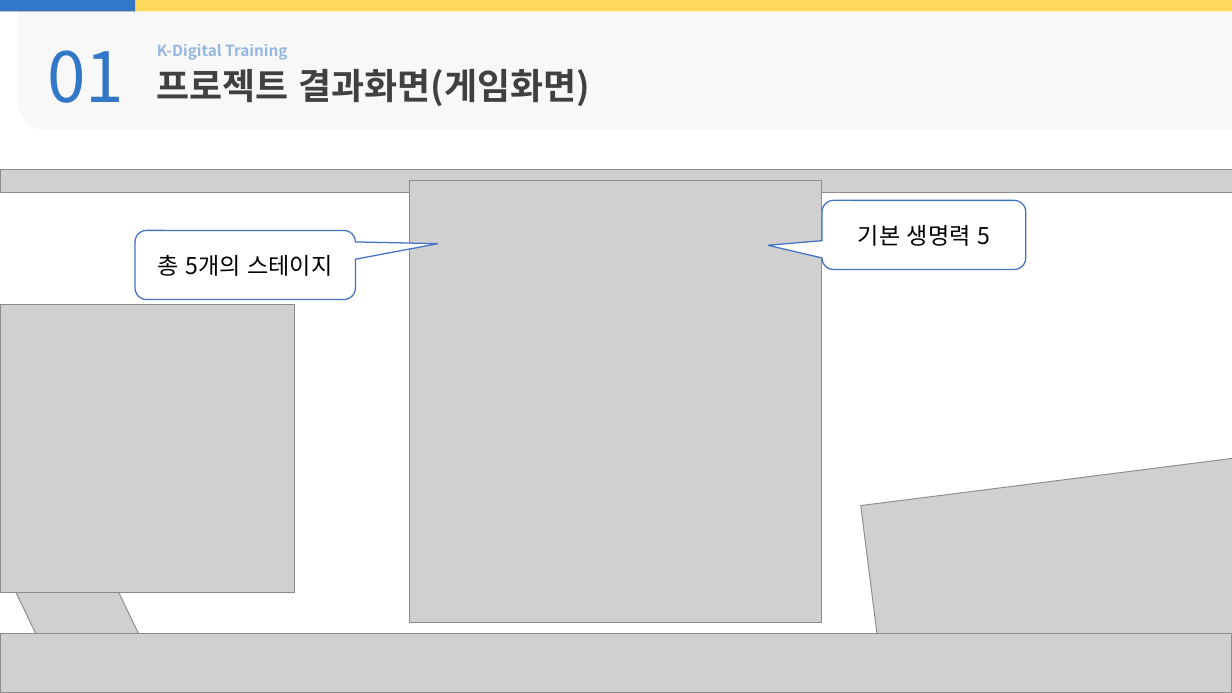
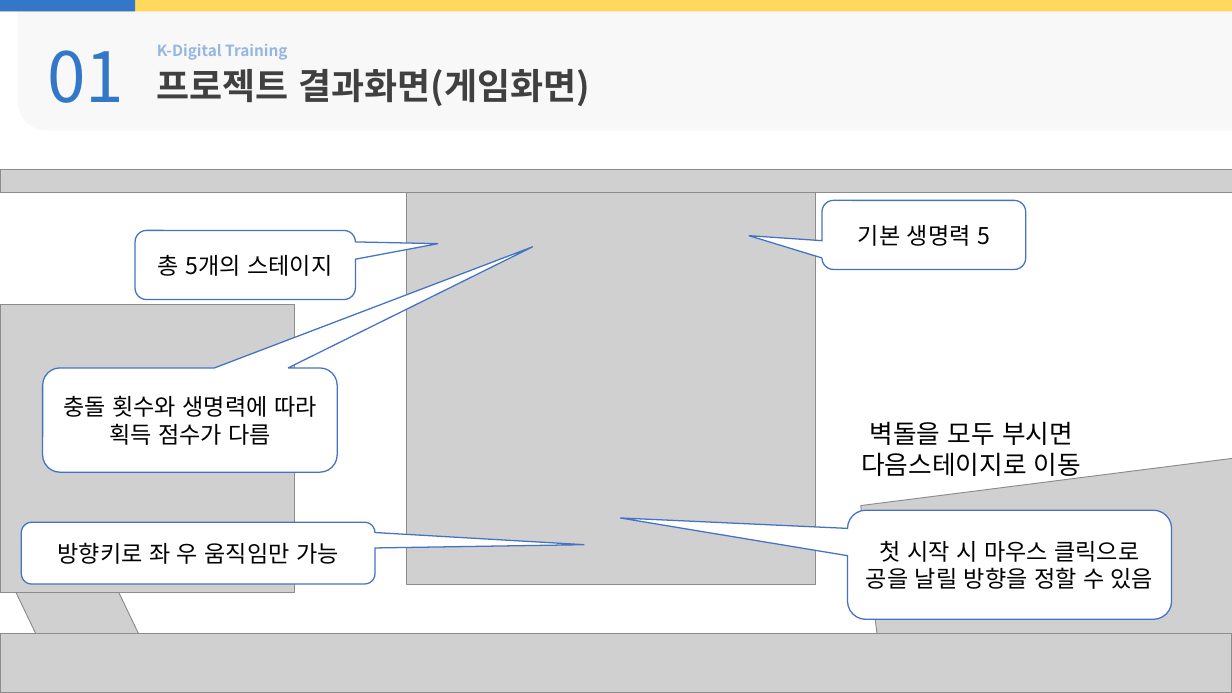
Before and after one commit to rudIsland/KDT_Project_1, a slide deck: slide 6 of 보고서/PPT/결과보고서_6조(벽돌깨기게임).pptx (slide 5 before the commit). Drawn at 1232x693 pixels with LibreOffice and Linux fonts; fonts in the diff are those of the drawing; grey boxes stand for pictures; background and template pictures are left out. Boxes give left, top, right and bottom in pixels: in the first picture for what was removed or moved away, otherwise in the second. Text is boxed around its words. In the diff, an @@ line names an element or a change of style, - is before the commit and + after.

Commit message:
게임 종료 모달기능 수정
1. 속도중첩을 위해 Update에서 제거한 return이 최종점수반환시 점수추가 로직을 계속 일으켜서 다시 추가함. 동작에는 문제없음.

2. 게임 종료 모달창에서는 새로고침이 되도록 수정.

3. 결과보고ppt 1차완료

```diff
--- a/보고서/PPT/결과보고서_6조(벽돌깨기게임).pptx
+++ b/보고서/PPT/결과보고서_6조(벽돌깨기게임).pptx
@@ picture: place and size @@
-picture at [410, 181, 823, 623]
+picture at [407, 183, 816, 584]
@@ rounded speech box "기본 생명력 5" at [823, 201, 1026, 270]: proportions changed @@
@@ rounded speech box added at [43, 368, 337, 472], fill #FFFFFF, outline #4472C4 1 pt, 18 pt, text #000000 @@
+충돌 횟수와 생명력에 따라 획득 점수가 다름
@@ text added at [861, 421, 1081, 480], 20 pt, text #000000 @@
+벽돌을 모두 부시면 다음스테이지로 이동
@@ rounded speech box added at [21, 522, 375, 584], fill #FFFFFF, outline #4472C4 1 pt, 18 pt, text #000000 @@
+방향키로 좌 우 움직임만 가능
@@ rounded speech box added at [848, 510, 1172, 619], fill #FFFFFF, outline #4472C4 1 pt, 18 pt, text #000000 @@
+첫 시작 시 마우스 클릭으로 공을 날릴 방향을 정할 수 있음
```
Also in this commit, not shown: 4 other slides changed, 3 slides added, 1 slide removed, 1 other file.
